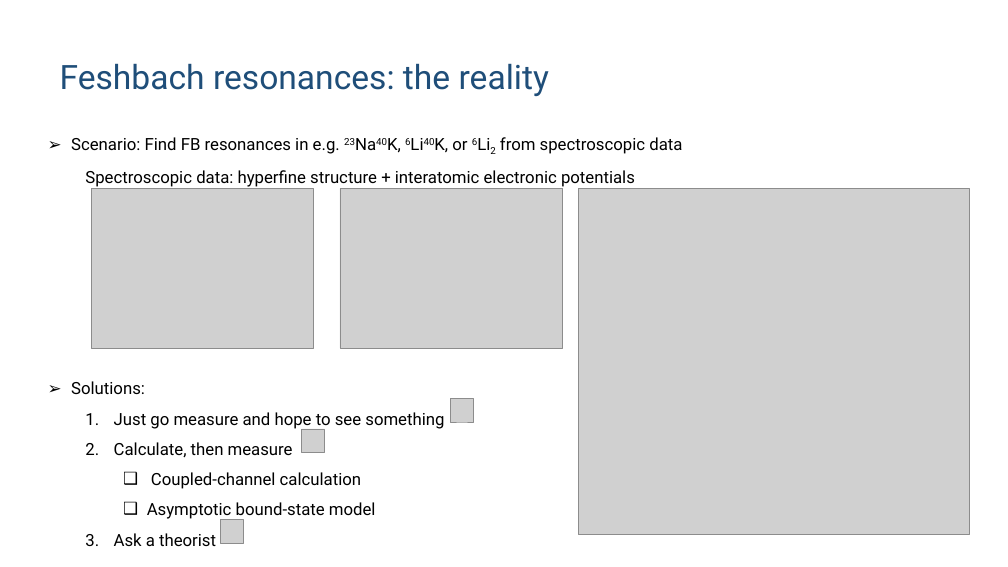
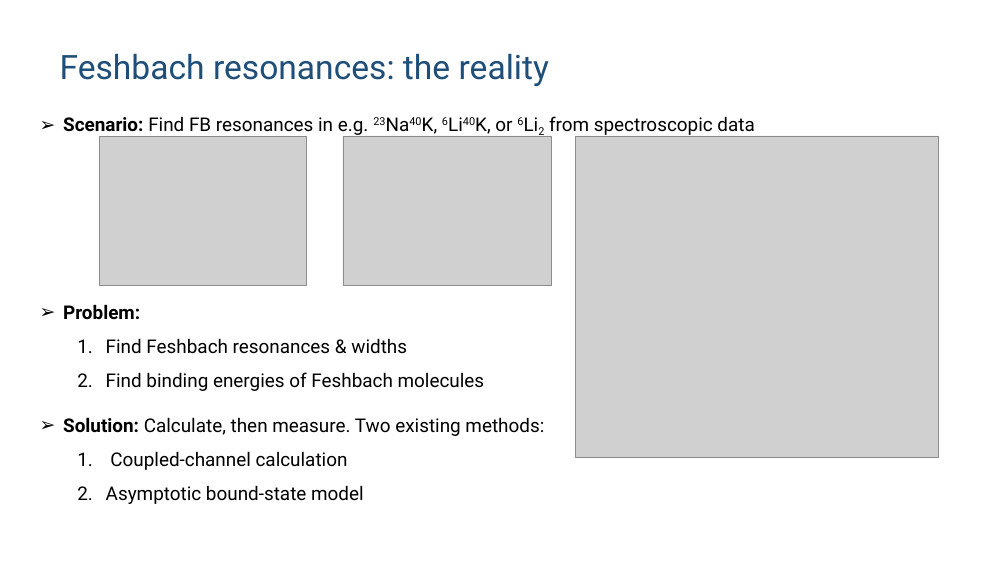
Before and after one commit to huanium/huanium, a slide deck: slide 4 of MIT_PhD/ZGS/ZGS-Sep-01-2023/BUI_ZGS_2023_Sep_01.pptx. Drawn at 1008x567 pixels with LibreOffice and Linux fonts; fonts in the diff are those of the drawing; grey boxes stand for pictures. Boxes give left, top, right and bottom in pixels: in the first picture for what was removed or moved away, otherwise in the second. Text is boxed around its words. In the diff, an @@ line names an element or a change of style, - is before the commit and + after.

```diff
--- a/MIT_PhD/ZGS/ZGS-Sep-01-2023/BUI_ZGS_2023_Sep_01.pptx
+++ b/MIT_PhD/ZGS/ZGS-Sep-01-2023/BUI_ZGS_2023_Sep_01.pptx
@@ title "Feshbach resonances: the reality": place and size @@
-title "Feshbach resonances: the reality" at box(60, 63, 549, 96)
+title "Feshbach resonances: the reality" at box(60, 53, 549, 86)
@@ text "Scenario: Find FB resonances in ...": place and size @@
-text "Scenario: Find FB resonances in ..." at box(71, 137, 682, 546)
+text "Scenario: Find FB resonances in ..." at box(63, 116, 754, 504)
@@ text at box(63, 116, 754, 504): size 16 to 18 pt in "Scenario: Find FB resonances in e.g. 23Na40K, ...", "Coupled-channel calculation", "Asymptotic bound-state model"; bold on in "Scenario:"; bullet ❑ to 1.; list level 3 to 2 in "Coupled-channel calculation"; list level 3 to 2 in "Asymptotic bound-state model" @@
@@ picture: place and size @@
-picture at box(91, 189, 314, 349)
+picture at box(99, 136, 307, 285)
@@ picture: place and size @@
-picture at box(340, 189, 563, 349)
+picture at box(343, 136, 551, 285)
@@ picture: place and size @@
-picture at box(578, 189, 969, 535)
+picture at box(575, 136, 938, 457)
@@ text at box(63, 304, 544, 436): text changed; size 16 to 18 pt @@
-  Spectroscopic data: hyperfine structure + interatomic electronic potentials
-➢ Solutions:
-  1. Just go measure and hope to see something
-  2. Calculate, then measure
+➢ Problem:
+  1. Find Feshbach resonances & widths
+  2. Find binding energies of Feshbach molecules
+➢ Solution: Calculate, then measure. Two existing methods:
@@ picture removed at box(451, 399, 473, 422) @@
@@ picture removed at box(302, 429, 324, 452) @@
@@ text at box(114, 533, 216, 546): paragraph removed @@
-  3. Ask a theorist
@@ picture removed at box(221, 520, 243, 544) @@
```
Also in this commit, not shown: 4 other slides changed, 4 slides added, 1 slide removed.
